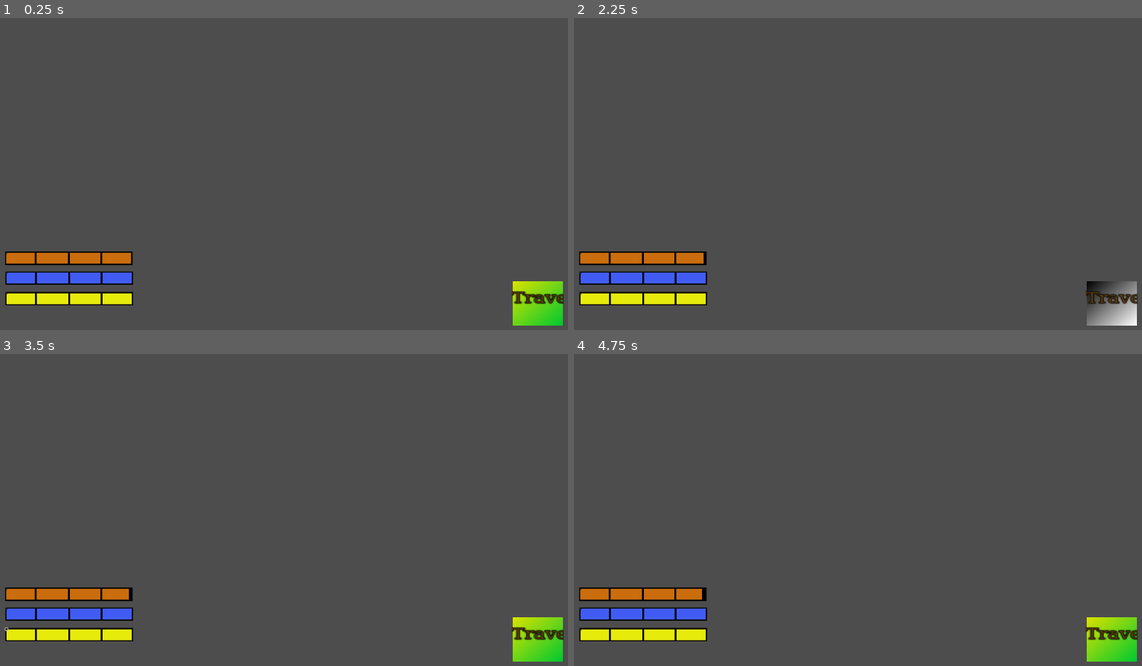
Above: before the commit, frames 1-4 (two rows, left to right).
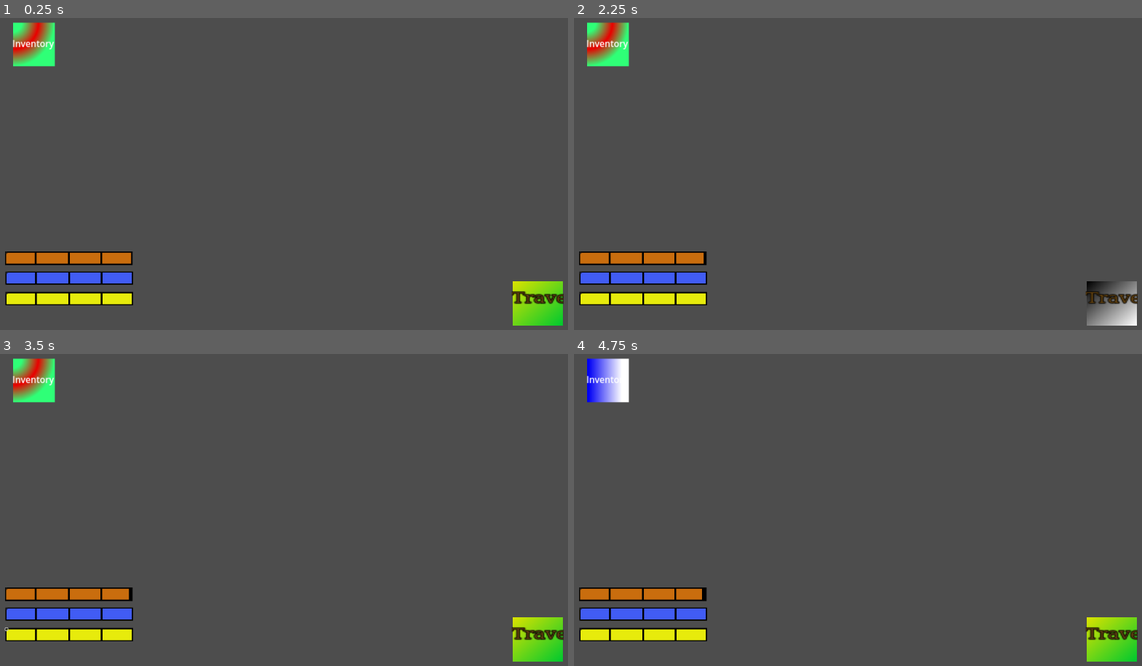
Above: after the commit, the same moments.

Repository: Peafowll/They-Left-Me
Game: Godot game, scene res://Objects/travel_mode.tscn
Same seed, same stepped clock (60 frames per second), same inputs: the game is played once before the commit and once after it.
Inputs (mouse positions are in pixels of both pictures, inside the frame that each line leads up to):
- Up to frame 1 (0.25 s): no input
- Up to frame 2 (2.25 s): click (608, 42) at 0.5 s, where only the run after the commit has a clickable "Inventory"; click (579, 292) at 1.27 s; click "Travel" at 2 s
- Up to frame 3 (3.5 s): click (5, 628) at 2.77 s
- Up to frame 4 (4.75 s): click "Travel" at 3.5 s; click (608, 378) at 4.25 s, where only the run after the commit has a clickable "Inventory"

The runs differ from the first frame. In frame 1, 1.1% of the frame differs, in the area x 2-10%, y 1-16%; in frame 2, 1.1%; in frame 3, 1.1%; in frame 4, 1.1%.

Commit message:
Inventory button <3

Diff:
--- a/Objects/travel_mode.tscn
+++ b/Objects/travel_mode.tscn
@@ -46,6 +46,25 @@
 height = 75
 fill_to = Vector2(1, 1)
 
+[sub_resource type="Gradient" id="Gradient_05maj"]
+offsets = PackedFloat32Array(0.21393, 0.61194, 1)
+colors = PackedColorArray(0.188235, 1, 0.466667, 1, 0.921569, 0, 0, 1, 0.188235, 1, 0.466667, 1)
+
+[sub_resource type="GradientTexture2D" id="GradientTexture2D_s3etm"]
+gradient = SubResource("Gradient_05maj")
+width = 75
+height = 75
+fill = 1
+
+[sub_resource type="Gradient" id="Gradient_2mib4"]
+offsets = PackedFloat32Array(0.0298507, 0.835821)
+colors = PackedColorArray(0, 0, 0.960784, 1, 1, 1, 1, 1)
+
+[sub_resource type="GradientTexture2D" id="GradientTexture2D_tbuwt"]
+gradient = SubResource("Gradient_2mib4")
+width = 75
+height = 75
+
 [node name="TravelMode" type="Node2D"]
 
 [node name="UIUpdate" type="Control" parent="."]
@@ -56,6 +75,7 @@
 script = ExtResource("1_05maj")
 
 [node name="EnergyBar" parent="UIUpdate" instance=ExtResource("1_hyowb")]
+layout_mode = 0
 offset_left = 37.0
 offset_top = 928.0
 offset_right = 459.0
@@ -63,6 +83,7 @@
 theme_override_styles/fill = SubResource("StyleBoxFlat_s3etm")
 
 [node name="ThirstBar" parent="UIUpdate" instance=ExtResource("1_hyowb")]
+layout_mode = 0
 offset_left = 37.0
 offset_top = 860.0
 offset_right = 459.0
@@ -70,6 +91,7 @@
 theme_override_styles/fill = SubResource("StyleBoxFlat_05maj")
 
 [node name="HungerBar" parent="UIUpdate" instance=ExtResource("1_hyowb")]
+layout_mode = 0
 offset_left = 36.0
 offset_top = 794.0
 offset_right = 458.0
@@ -96,3 +118,22 @@
 theme = ExtResource("1_gyy25")
 text = "Travel"
 autowrap_mode = 0
+
+[node name="InventoryButton" type="TextureButton" parent="."]
+offset_left = 62.0
+offset_top = 37.0
+offset_right = 137.0
+offset_bottom = 112.0
+scale = Vector2(1.84, 1.92)
+texture_normal = SubResource("GradientTexture2D_s3etm")
+texture_hover = SubResource("GradientTexture2D_tbuwt")
+
+[node name="RichTextLabel" type="RichTextLabel" parent="InventoryButton"]
+layout_mode = 0
+offset_left = -0.543478
+offset_top = 24.4792
+offset_right = 75.4565
+offset_bottom = 47.4792
+mouse_filter = 2
+text = "Inventory"
+scroll_active = false
Not shown: 1 places in Objects/travel_mode.tscn that only renumber resources
